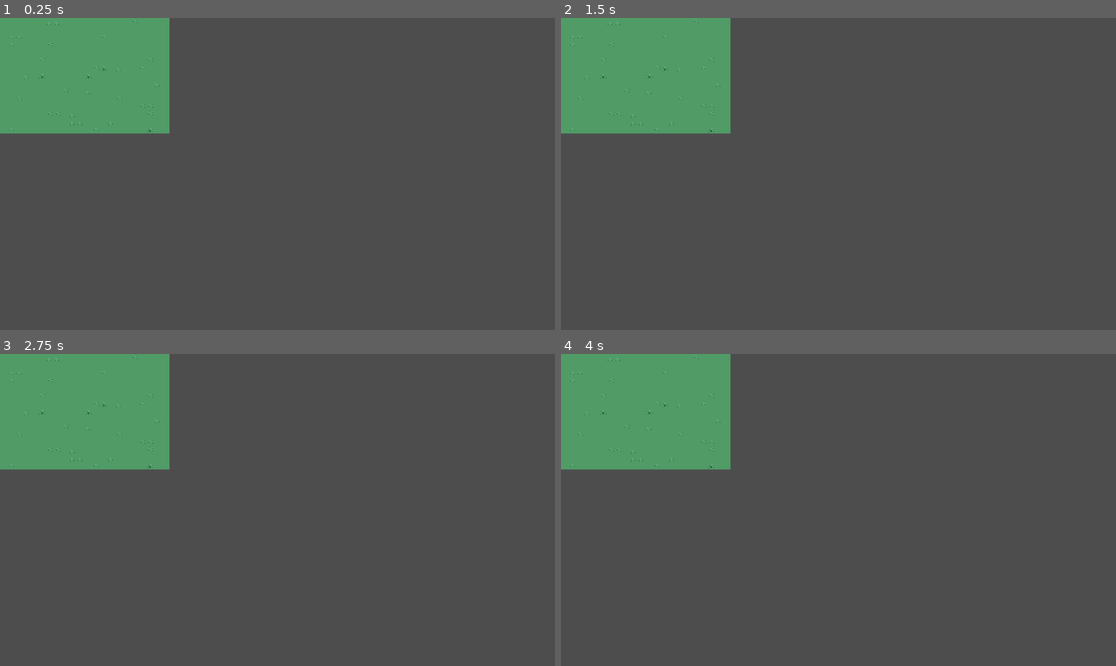
Above: before the commit, frames 1-4 (two rows, left to right).
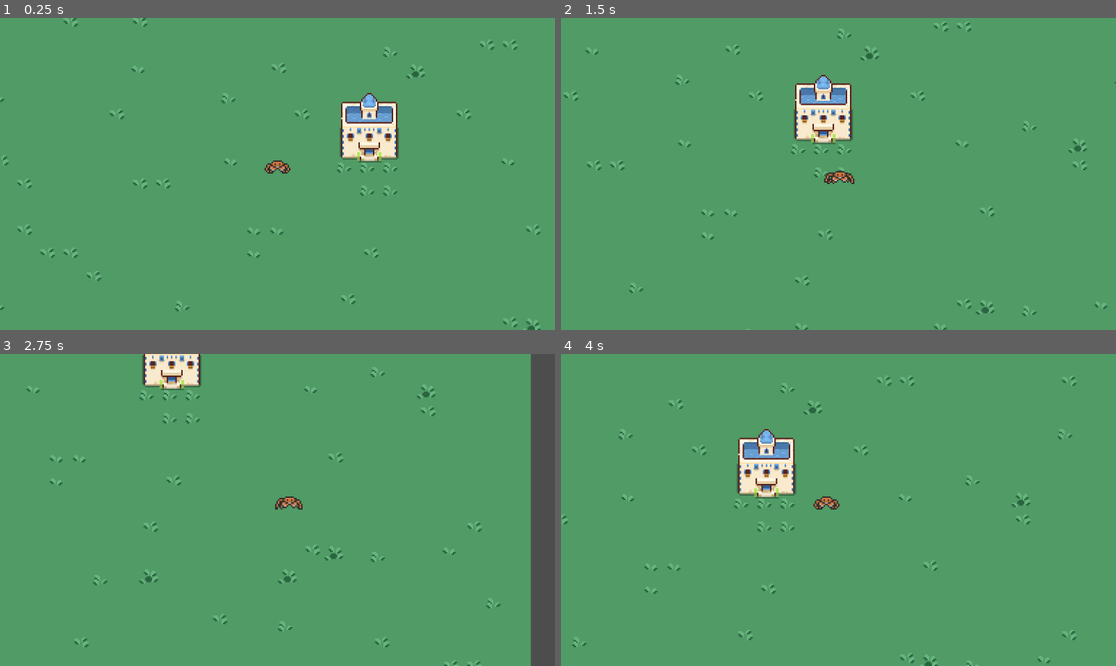
Above: after the commit, the same moments.

Repository: Bodin-IM/godot-game-gruppe-2
Game: Godot game, scene res://tile_map.tscn
Two runs of this game, one before a commit and one after it. Both use one fixed random seed, a clock stepped at 60 frames per second and the inputs below. This scene is started directly instead of the project's main scene.
Inputs:
- Up to frame 1 (0.25 s): no input
- Up to frame 2 (1.5 s): hold Right (right) 0.53-1.28 s; tap Space (attack) at 0.6 s; hold Down (down) from 1.28 s (still down); tap B (block) at 1.35 s
- Up to frame 3 (2.75 s): release Down (down) at 2.03 s; hold Right (right) from 2.03 s (still down); tap Space (attack) at 2.1 s
- Up to frame 4 (4 s): release Right (right) at 2.78 s; hold Up (up) 2.78-3.53 s; tap B (block) at 2.85 s; hold Left (left) from 3.53 s (still down); tap Space (attack) at 3.6 s

The runs differ from the first frame. In frame 1, 89% of the frame differs, in the area x 0-100%, y 0-100%; in frame 2, 89%; in frame 3, 85%; in frame 4, 89%.

Commit message:
krabbe størrelse og kamera

Diff:
--- a/scenes/player.tscn
+++ b/scenes/player.tscn
@@ -199,7 +199,6 @@
 
 [node name="Player" type="CharacterBody2D"]
 position = Vector2(32, 0)
-scale = Vector2(3, 3)
 script = ExtResource("1_fe1nv")
 
 [node name="CollisionShape2D" type="CollisionShape2D" parent="."]
@@ -223,4 +222,9 @@
 shape = SubResource("CapsuleShape2D_p2r4v")
 disabled = true
 
+[node name="Camera2D" type="Camera2D" parent="."]
+zoom = Vector2(3, 3)
+position_smoothing_enabled = true
+position_smoothing_speed = 10.0
+
 [connection signal="animation_finished" from="AnimatedSprite2D" to="." method="_on_animated_sprite_2d_animation_finished"]
--- a/script/player.gd
+++ b/script/player.gd
@@ -1,7 +1,7 @@
 extends CharacterBody2D
 
 
-const SPEED = 300.0
+const SPEED = 100.0
 @onready var animated_sprite_2d = $AnimatedSprite2D
 @onready var attack_area = $Area2D
 @onready var attack_shape = $Area2D/CollisionShape2D
--- a/tile_map.tscn
+++ b/tile_map.tscn
@@ -1,9 +1,11 @@
-[gd_scene load_steps=10 format=3 uid="uid://88v41snjvylc"]
+[gd_scene load_steps=12 format=3 uid="uid://boxydr3t4f68t"]
 
 [ext_resource type="Texture2D" uid="uid://cc1yyylbyqa4a" path="res://assets/tilesets/grass.png" id="1_mof7d"]
 [ext_resource type="Texture2D" uid="uid://cormkml3nnqfs" path="res://assets/tilesets/plains.png" id="2_qsq3n"]
 [ext_resource type="Texture2D" uid="uid://d2qdbit2xtn6p" path="res://assets/tilesets/decor_16x16.png" id="3_c3dgt"]
 [ext_resource type="Texture2D" uid="uid://dw0e0f7gdgv71" path="res://assets/tilesets/fences.png" id="4_hwj67"]
+[ext_resource type="PackedScene" uid="uid://dhdjm32hoc2hw" path="res://scenes/player.tscn" id="5_n13or"]
+[ext_resource type="PackedScene" uid="uid://dr8b5l3bhx7hh" path="res://buildings/scenes/main_building.tscn" id="6_cf2e6"]
 
 [sub_resource type="TileSetAtlasSource" id="TileSetAtlasSource_anwat"]
 resource_name = "Grass"
@@ -129,3 +131,9 @@
 tile_set = SubResource("TileSet_sgjw7")
 format = 2
 layer_0/tile_data = PackedInt32Array(-65535, 0, 0, 1, 0, 0, -3, 0, 0, 65533, 65538, 0, -65539, 0, 0, 131069, 0, 0, -4,  …(20441 unchanged characters)…
+
+[node name="Player" parent="." instance=ExtResource("5_n13or")]
+position = Vector2(40, 0)
+
+[node name="Node2D" parent="." instance=ExtResource("6_cf2e6")]
+position = Vector2(104, -32)
